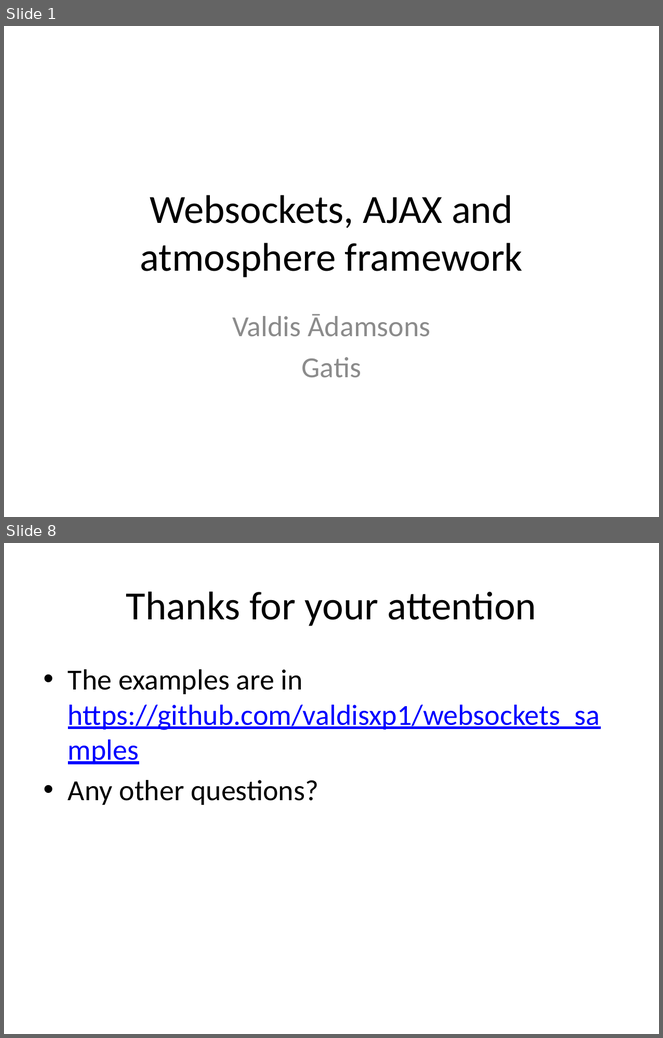
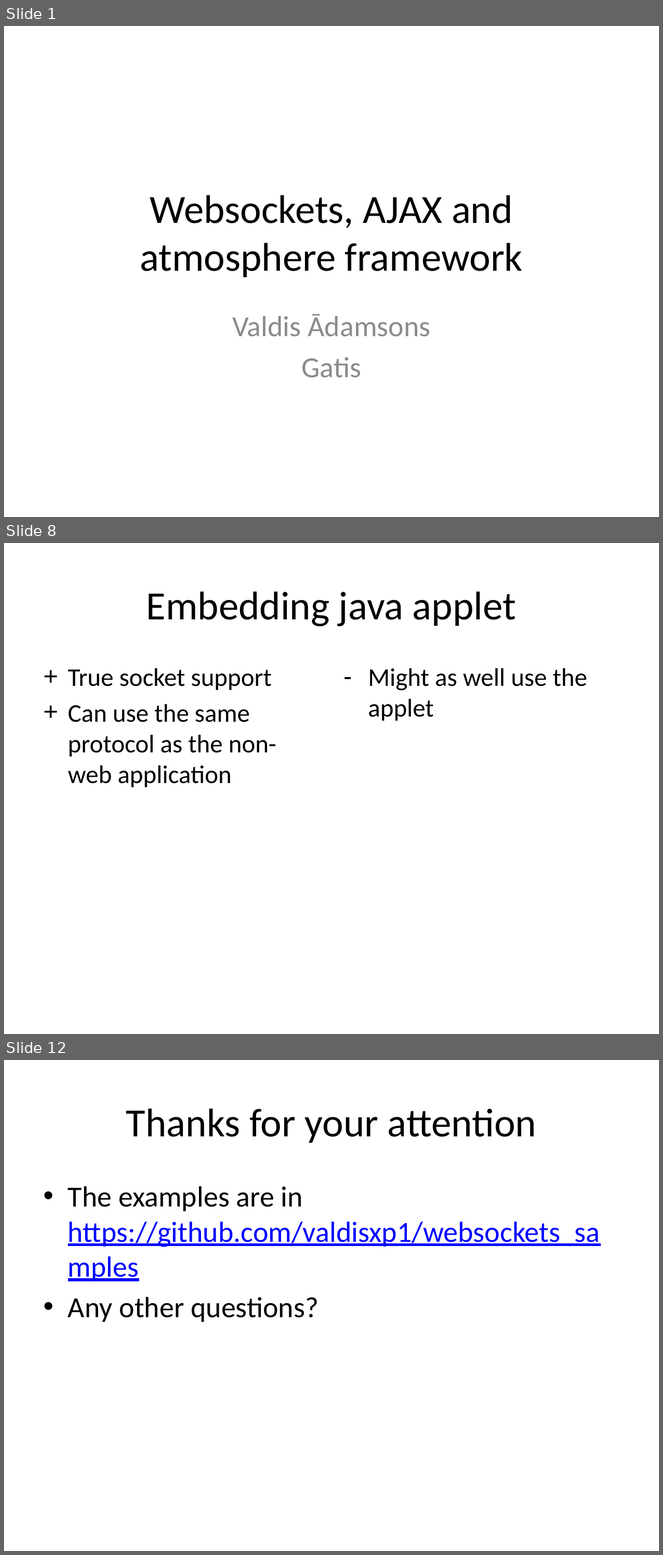
Before and after one commit to valdisxp1/websockets_samples, a slide deck: Atmoshere_and_websockets.pptx. Shown one above the other, each under a label of ours: slides 1 and 8 before the commit, slides 1, 8 and 12 after it; the slides between them are not shown. The pictures are 663x1038 and 663x1555 pixels, drawn with LibreOffice and Linux fonts; fonts in the diff are those of the drawing. Boxes give left, top, right and bottom in pixels: in the first picture for what was removed or moved away, otherwise in the second. Text is boxed around its words. In the diff, an @@ line names an element or a change of style, - is before the commit and + after.

```diff
--- a/Atmoshere_and_websockets.pptx
+++ b/Atmoshere_and_websockets.pptx
@@ slide 8 added at (4, 543, 659, 1034), background #FFFFFF @@
@@ title added at (146, 591, 516, 627), 44 pt, text #000000 @@
+Embedding java applet
@@ text added at (68, 668, 276, 787), 28 pt, text #000000 @@
++ True socket support
++ Can use the same protocol as the non-web application
@@ text added at (368, 668, 587, 721), 28 pt, text #000000 @@
+– Might as well use the applet
@@ what was slide 8 is now slide 12 @@
```
Also in this commit, not shown: 2 slides changed, 7 other slides added, 4 slides removed.
